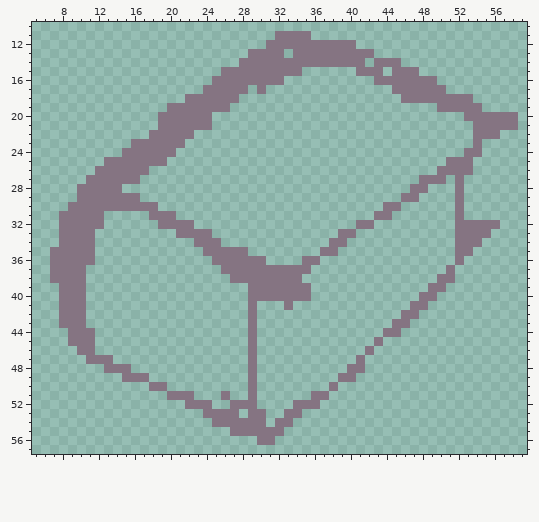
Two states of a pixel-art sprite, resources/templates/tome.png. Above, as it was before the edit.
The file is 64x64 pixels. Shown: x 5..59, y 10..57.
After:
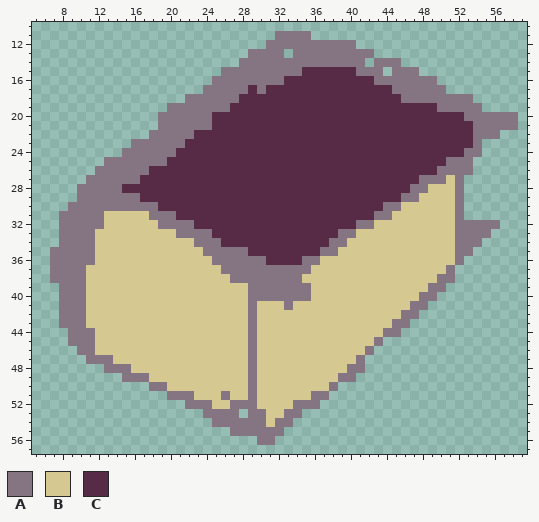
Palette (. is transparent): A #857482  B #d5c991  C #572b45
The edit:
The edit adds colour B in row 27 at x 51; in row 28 at x 49 to 51; in row 29 at x 48 to 51; in row 30 at x 46 to 51; in row 31 at x 13 to 17 and 45 to 51; in row 32 at x 13 to 18 and 43 to 51.
The edit adds colour B in row 33 at x 12 to 20 and 41 to 51; in row 34 at x 12 to 22 and 40 to 51; in row 35 at x 12 to 23 and 39 to 51; in row 36 at x 12 to 24 and 37 to 51; in row 37 at x 11 to 25 and 36 to 50; in row 38 at x 11 to 26 and 35 to 49.
The edit adds colour B in row 39 at x 11 to 28 and 36 to 48; in row 40 at x 11 to 28 and 36 to 47; in row 41 at x 11 to 28, 30 to 32 and 34 to 46; in row 42 at x 11 to 28 and 30 to 45; in row 43 at x 11 to 28 and 30 to 44; in row 44 at x 12 to 28 and 30 to 43.
The edit adds colour B in row 45 at x 12 to 28 and 30 to 42; in row 46 at x 12 to 28 and 30 to 41; in row 47 at x 14 to 28 and 30 to 40; in row 48 at x 16 to 28 and 30 to 39; in row 49 at x 18 to 28 and 30 to 38; in row 50 at x 20 to 28 and 30 to 37.
The edit adds colour B in row 51 at x 23 to 25, 27 to 28 and 30 to 35; in row 52 at x 25 to 26 and 30 to 33; in row 53 at x 31 to 32; in row 54 at x 31.
The edit adds colour C in row 15 at x 35 to 40; in row 16 at x 33 to 42; in row 17 at x 29 and 31 to 44; in row 18 at x 28 to 45; in row 19 at x 27 to 49; in row 20 at x 25 to 52.
The edit adds colour C in row 21 at x 25 to 53; in row 22 at x 23 to 53; in row 23 at x 22 to 53; in row 24 at x 21 to 52; in row 25 at x 20 to 50; in row 26 at x 18 to 49.
The edit adds colour C in row 27 at x 17 to 47; in row 28 at x 15 to 46; in row 29 at x 17 to 45; in row 30 at x 19 to 43; in row 31 at x 21 to 42; in row 32 at x 23 to 40.
The edit adds colour C in row 33 at x 25 to 38; in row 34 at x 26 to 37; in row 35 at x 29 to 36; in row 36 at x 31 to 34.
Boxes around the changes in both pictures, in picture pixels (x1, y1, x2, y2):
added: (86, 67, 473, 427)
